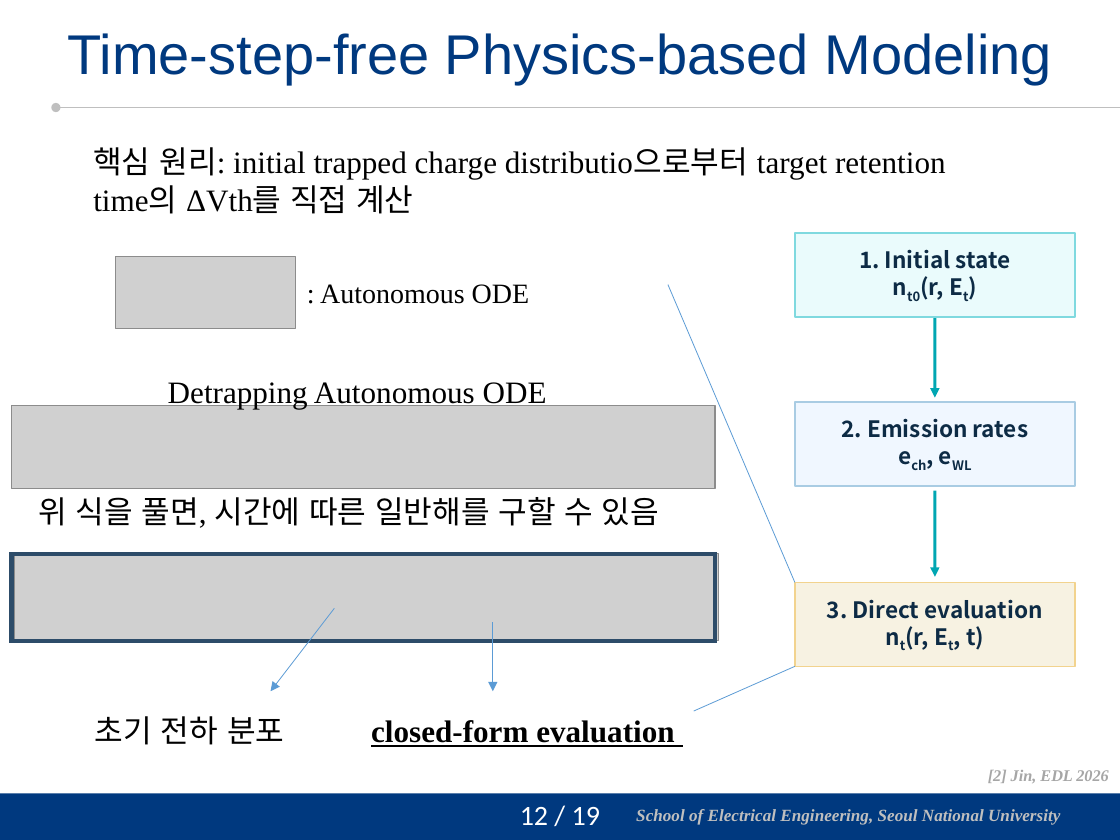
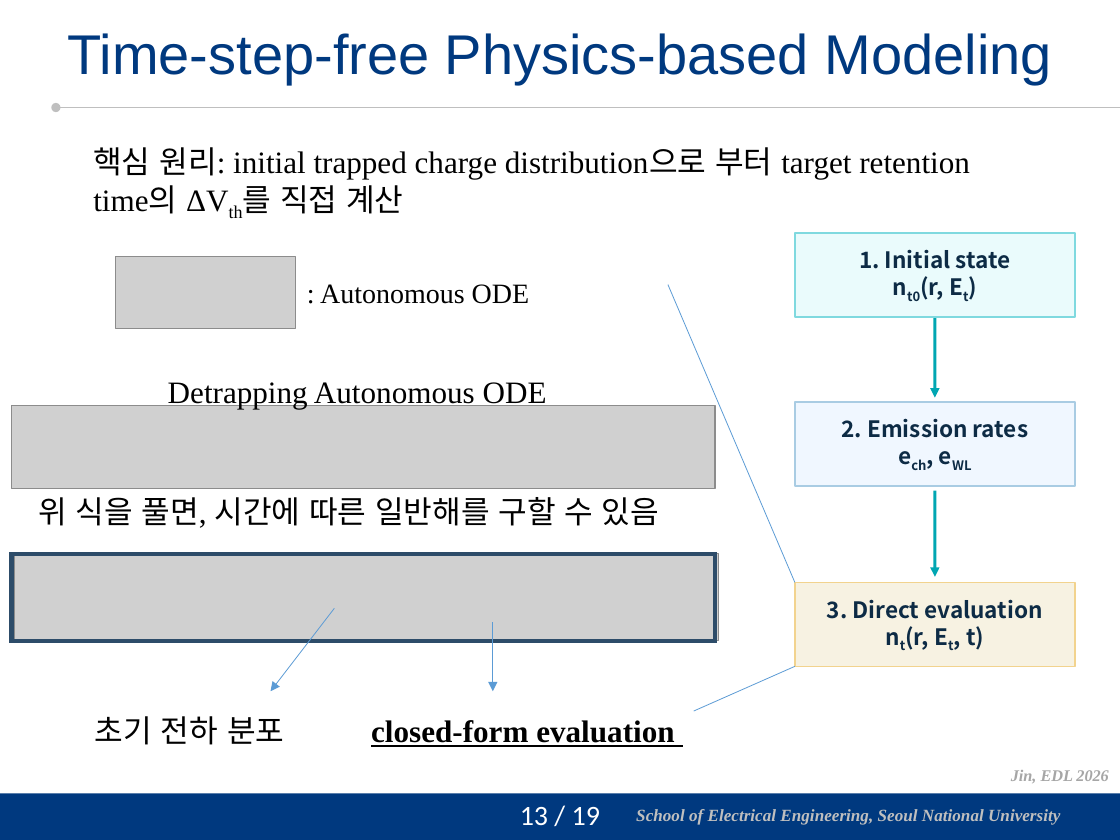
Before and after one commit to vectorcont62-dev/Graduation-SNU-MS, a slide deck: slide 14 of 진명 석사졸업 연구 정리 초안.pptx (slide 13 before the commit). Drawn at 1120x840 pixels with LibreOffice and Linux fonts; fonts in the diff are those of the drawing; grey boxes stand for pictures; background and template pictures are left out. Boxes give left, top, right and bottom in pixels: in the first picture for what was removed or moved away, otherwise in the second. Text is boxed around its words. In the diff, an @@ line names an element or a change of style, - is before the commit and + after.

```diff
--- a/진명 석사졸업 연구 정리 초안.pptx
+++ b/진명 석사졸업 연구 정리 초안.pptx
@@ text at (x1=93, y1=147, x2=970, y2=214): text changed @@
-핵심 원리: initial trapped charge distributio으로부터 target retention time의 ΔVth를 직접 계산
+핵심 원리: initial trapped charge distribution으로 부터 target retention time의 ΔVth를 직접 계산
@@ text at (x1=1011, y1=770, x2=1108, y2=783): text changed @@
-[2] Jin, EDL 2026
+Jin, EDL 2026
@@ page number at (x1=520, y1=807, x2=600, y2=825): text changed @@
-12 / 19
+13 / 19
```
Also in this commit, not shown: 17 other slides changed, 31 other files.
